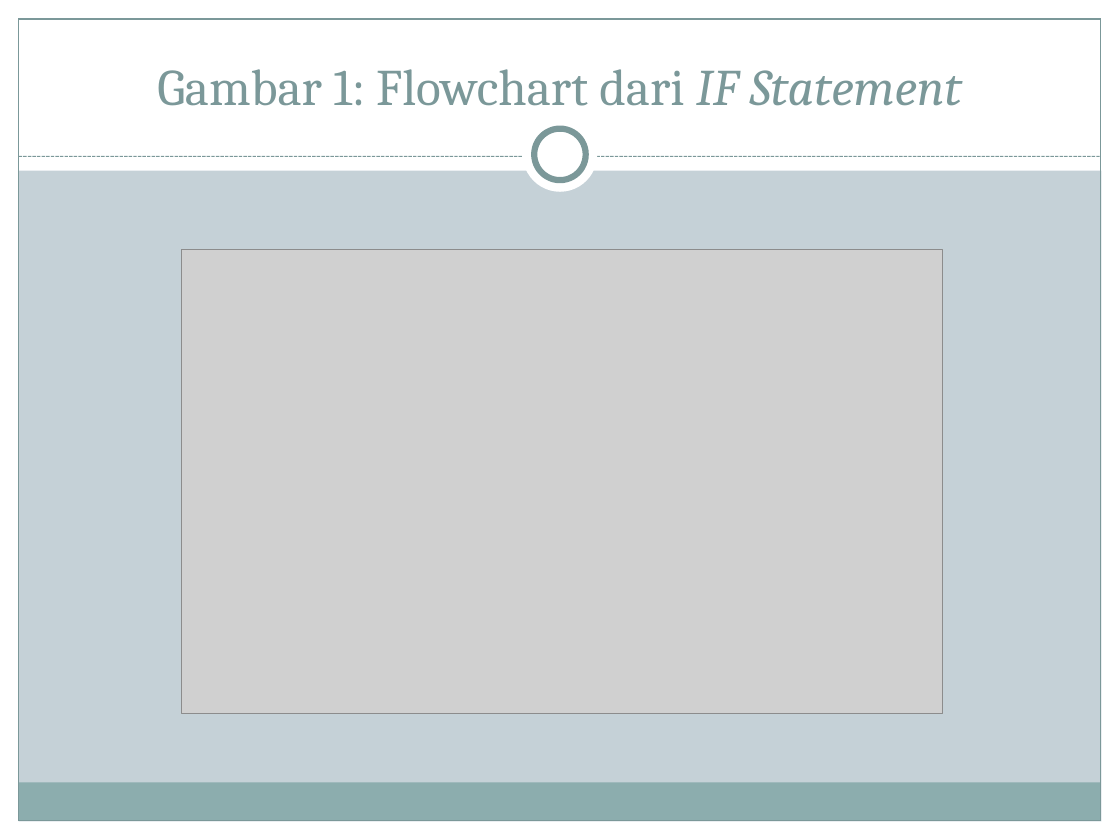
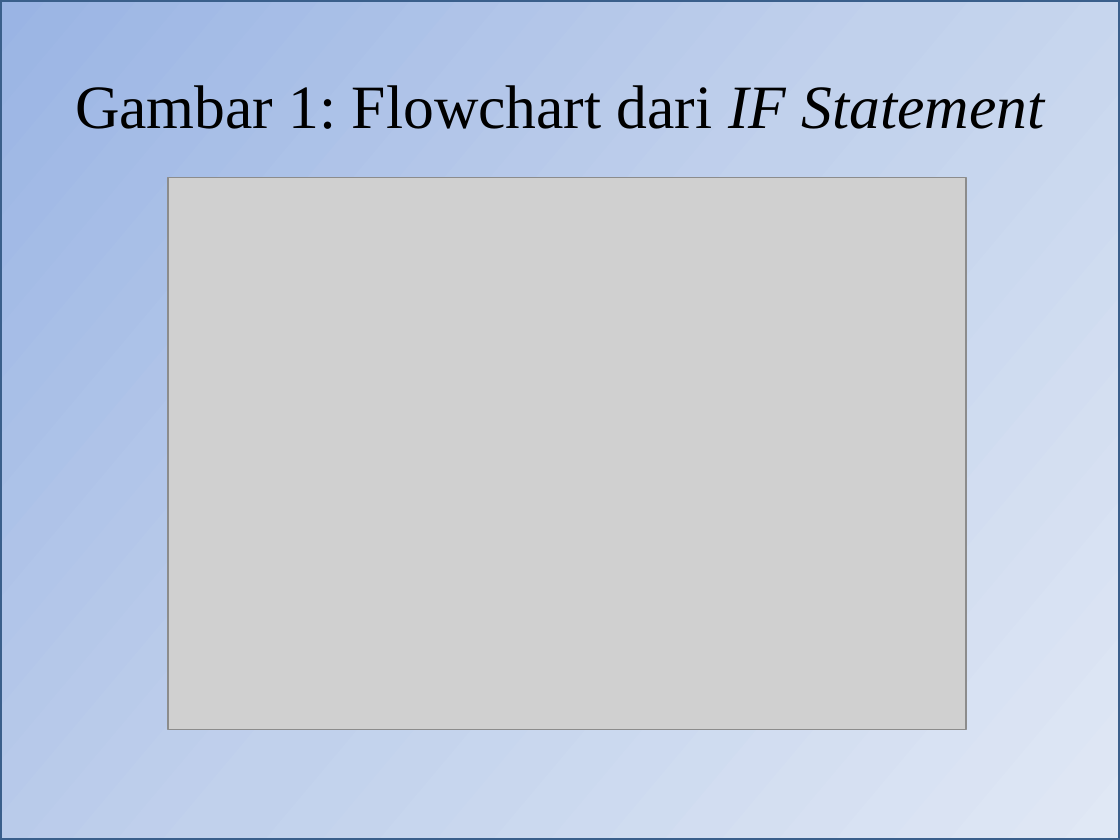
Before and after one commit to blodstone/Pengantar-Algoritma, a slide deck: slide 9 of Presentasi/Pertemuan 3 Percabangan.pptx (slide 8 before the commit). Drawn at 1120x840 pixels with LibreOffice and Linux fonts; fonts in the diff are those of the drawing; grey boxes stand for pictures. Boxes give left, top, right and bottom in pixels: in the first picture for what was removed or moved away, otherwise in the second. Text is boxed around its words. In the diff, an @@ line names an element or a change of style, - is before the commit and + after.

```diff
--- a/Presentasi/Pertemuan 3 Percabangan.pptx
+++ b/Presentasi/Pertemuan 3 Percabangan.pptx
@@ background #C5D1D7 to #FFFFFF @@
@@ rectangle: place and size @@
-rectangle at (19,19,1101,821)
+rectangle at (0,0,1120,840)
@@ rectangle at (0,0,1120,840): fill none to gradient #9AB5E4 to #C2D1ED to #E1E8F5; outline #7C999A 0.75 pt to #3A5F8C 2 pt @@
@@ rectangle removed at (0,0,1120,170) @@
@@ rectangle removed at (0,0,19,840) @@
@@ rectangle removed at (1101,0,1120,840) @@
@@ title "Gambar 1: Flowchart dari IF ...": place and size @@
-title "Gambar 1: Flowchart dari IF ..." at (157,69,962,106)
+title "Gambar 1: Flowchart dari IF ..." at (75,85,1045,129)
@@ title "Gambar 1: Flowchart dari IF ..." at (75,85,1045,129): size 33 to 39.6 pt, font Cambria to Times New Roman, text colour #7C999A to #000000; vertical alignment bottom to middle @@
@@ ellipse removed at (523,118,598,193) @@
@@ ellipse removed at (534,129,586,180) @@
@@ line removed from (19, 157) to (1101, 157) @@
@@ picture: place and size @@
-picture at (181,250,942,715)
+picture at (168,177,965,729)
@@ rectangle removed at (18,783,1100,821) @@
@@ rectangle removed at (0,821,1120,840) @@
```
Also in this commit, not shown: 7 other slides changed, 6 slides added, 2 slides removed, 9 other files.
